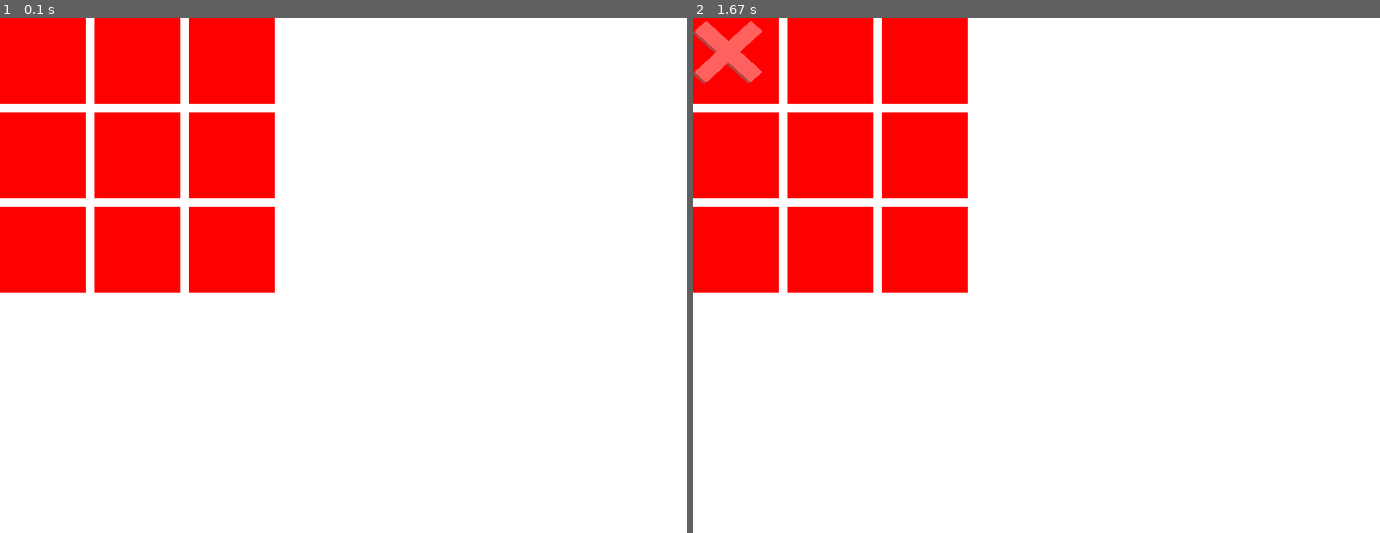
Above: before the commit, frames 1-2 (left to right).
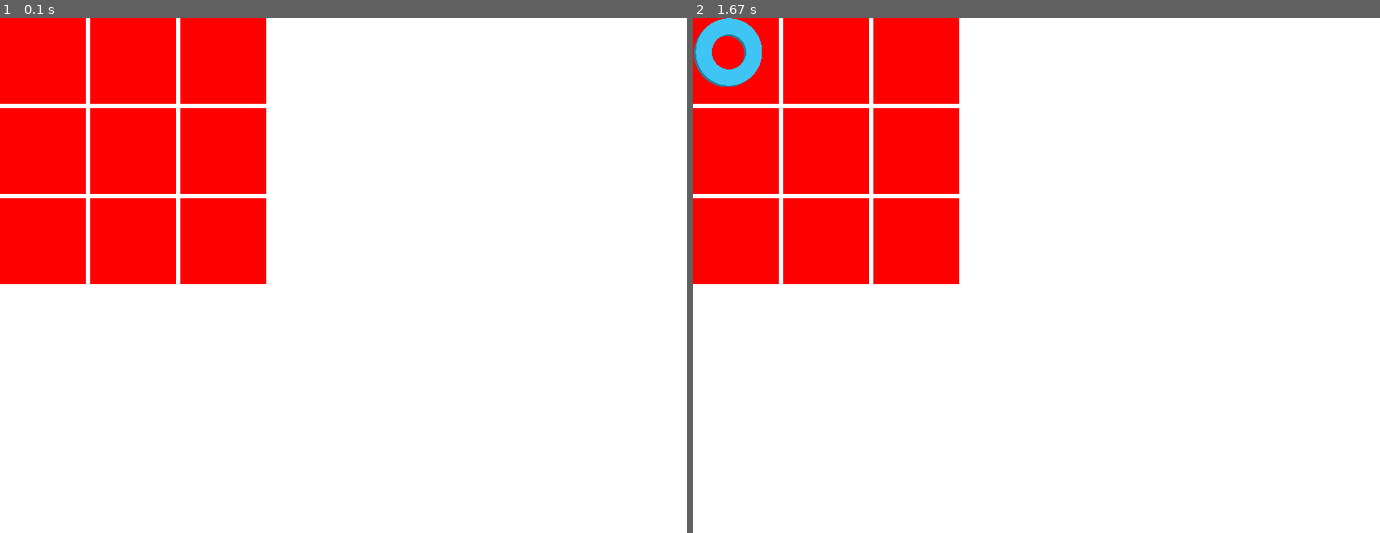
Above: after the commit, the same moments.

Repository: voidzenn/pygame_tic-tac-toe
Game: pygame game, started from main.py
Same seed, same stepped clock (60 frames per second), same inputs: the game is played once before the commit and once after it.
Inputs (mouse positions are in pixels of both pictures, inside the frame that each line leads up to):
- Up to frame 1 (0.1 s): no input
- Up to frame 2 (1.67 s): click (734, 59) at 0.38 s

The runs differ from the first frame. In frame 1, 3.7% of the frame differs, in the area x 0-40%, y 0-54%; in frame 2, 4.8%.

Commit message:
Created the circle image class, working

Diff:
--- /dev/null
+++ b/classes/circle_image.py
@@ -0,0 +1,18 @@
+from classes.image import Image
+
+class CircleImage(Image):
+  def __init__(self, screen, position, size = 80):
+    super().__init__()
+    self.image_load = super().image_load("circle.png")
+    self.size = size
+    self.screen = screen
+    self.position = position
+
+  def get_resized_image(self):
+    return super().resized_image(self.image_load, self.size, self.size)
+
+  def get_rect(self):
+    return self.get_resized_image().get_rect()
+
+  def display(self):
+    self.screen.blit(self.get_resized_image(), (self.position))
--- a/main.py
+++ b/main.py
@@ -3,13 +3,14 @@
 
 from classes.box import Box
 from classes.cross_image import CrossImage
+from classes.circle_image import CircleImage
 
 BACKGROUND_COLOR = (255, 255, 255)
 SCREEN_WIDTH = 800
 SCREEN_HEIGHT = 600
 WINDOW_TITLE =  "Tic Tac Toe"
 BOX_SIZE = 100
-BOX_PADDING = 10
+BOX_PADDING = 5
 
 box_positions = []
 
@@ -27,7 +28,8 @@
   for box in box_positions:
     current_position = box.is_hovered(mouse_pos)
     if current_position:
-      image = CrossImage(screen, current_position)
+      # image = CrossImage(screen, current_position)
+      image = CircleImage(screen, current_position)
       image.display()
 
 pygame.init()
